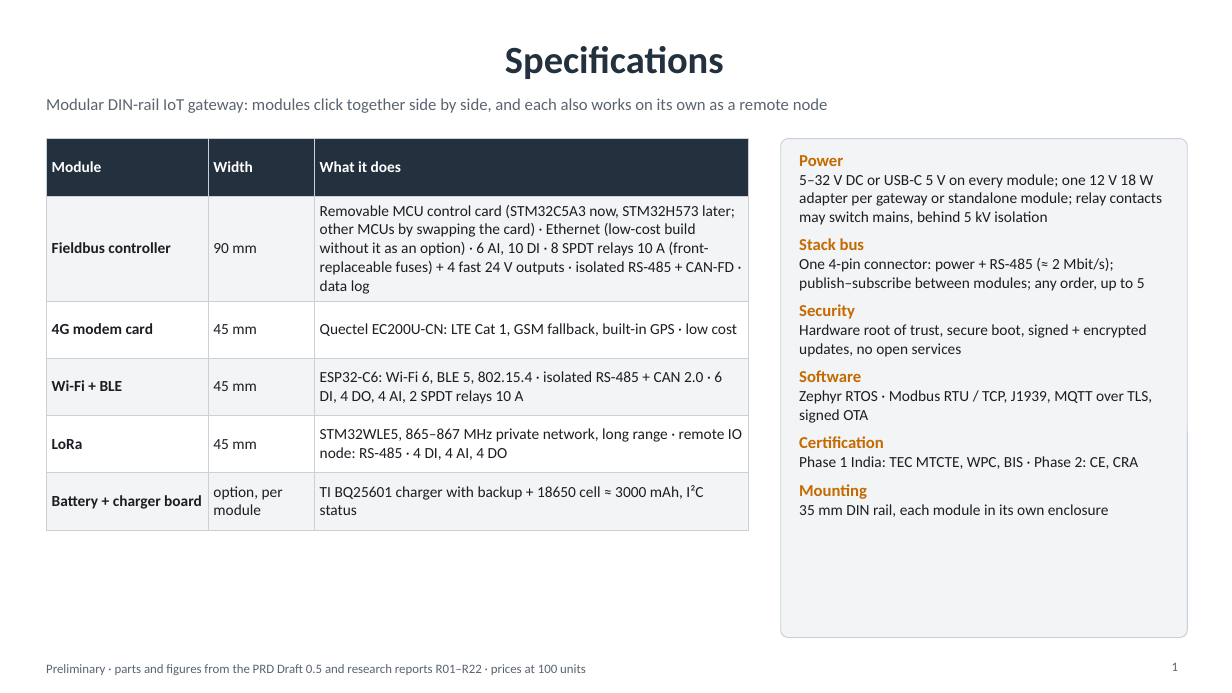
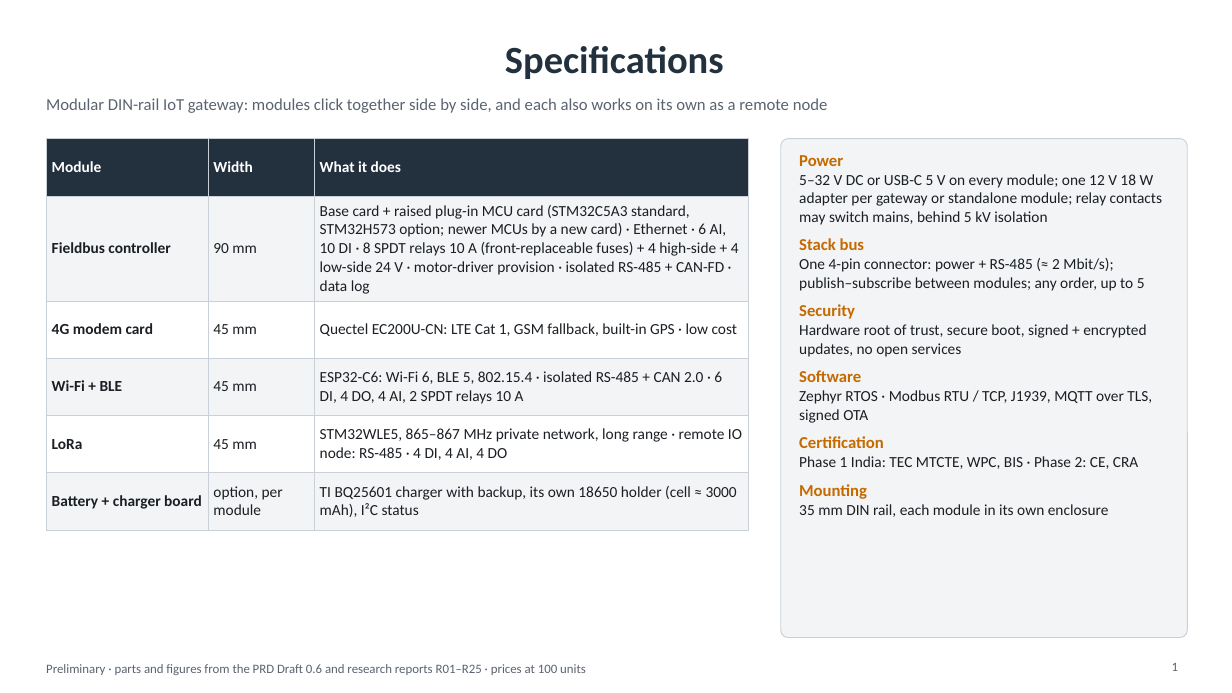
Before and after one commit to Sourcerrer/Universal-Controller_Hardware, a slide deck: slide 1 of docs/arch/UC_Overview.pptx. Drawn at 1232x693 pixels with LibreOffice and Linux fonts; fonts in the diff are those of the drawing. Boxes give left, top, right and bottom in pixels: in the first picture for what was removed or moved away, otherwise in the second. Text is boxed around its words. In the diff, an @@ line names an element or a change of style, - is before the commit and + after.

```diff
--- a/docs/arch/UC_Overview.pptx
+++ b/docs/arch/UC_Overview.pptx
@@ table at bbox=[46, 139, 749, 521] @@
-row 2, column 3: Removable MCU control card (STM32C5A3 now, STM32H573 later; other MCUs by swapping the card) · Ethernet (low-cost build without it as an option) · 6 AI, 10 DI · 8 SPDT relays 10 A (front-replaceable fuses) + 4 fast 24 V outputs · isolated RS-485 + CAN-FD · data log
+row 2, column 3: Base card + raised plug-in MCU card (STM32C5A3 standard, STM32H573 option; newer MCUs by a new card) · Ethernet · 6 AI, 10 DI · 8 SPDT relays 10 A (front-replaceable fuses) + 4 high-side + 4 low-side 24 V · motor-driver provision · isolated RS-485 + CAN-FD · data log
-row 6, column 3: TI BQ25601 charger with backup + 18650 cell ≈ 3000 mAh, I²C status
+row 6, column 3: TI BQ25601 charger with backup, its own 18650 holder (cell ≈ 3000 mAh), I²C status
@@ text at bbox=[46, 664, 586, 675]: text changed @@
-Preliminary · parts and figures from the PRD Draft 0.5 and research reports R01–R22 · prices at 100 units
+Preliminary · parts and figures from the PRD Draft 0.6 and research reports R01–R25 · prices at 100 units
```
Also in this commit, not shown: 2 other slides changed, 17 other files.
